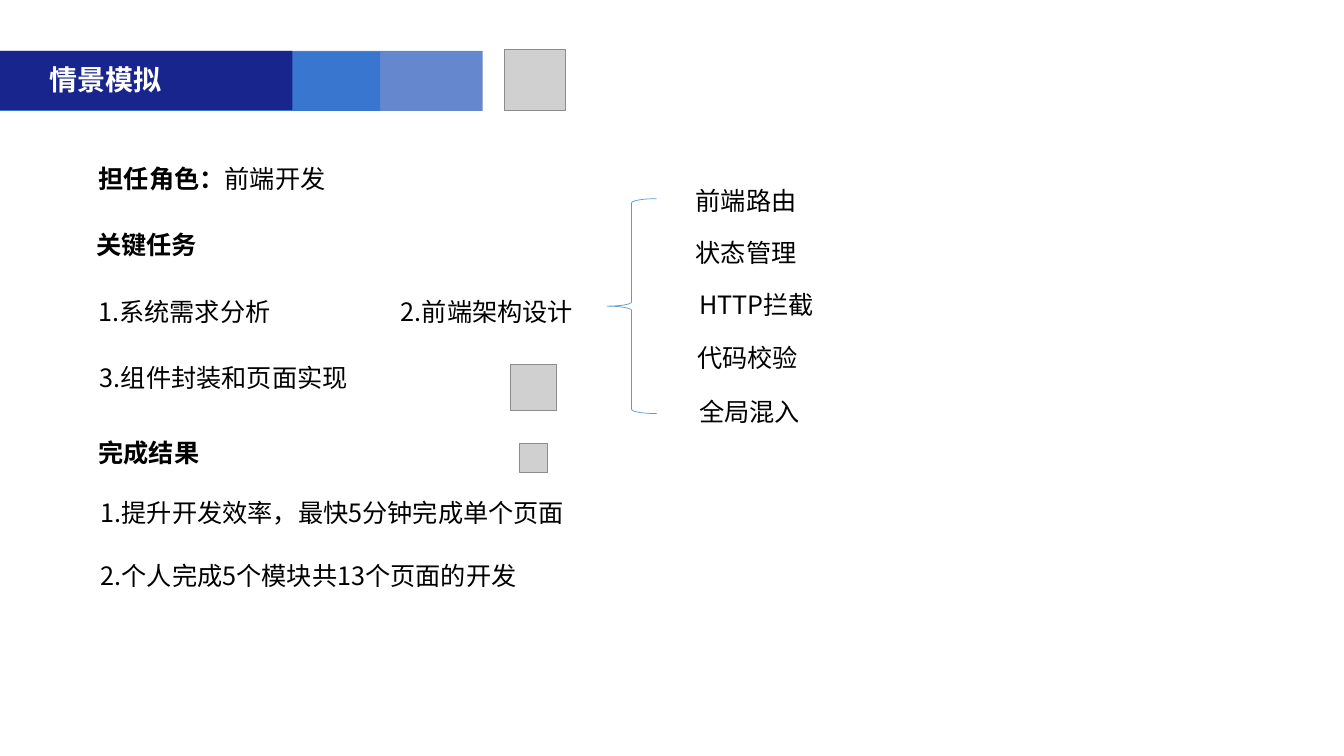
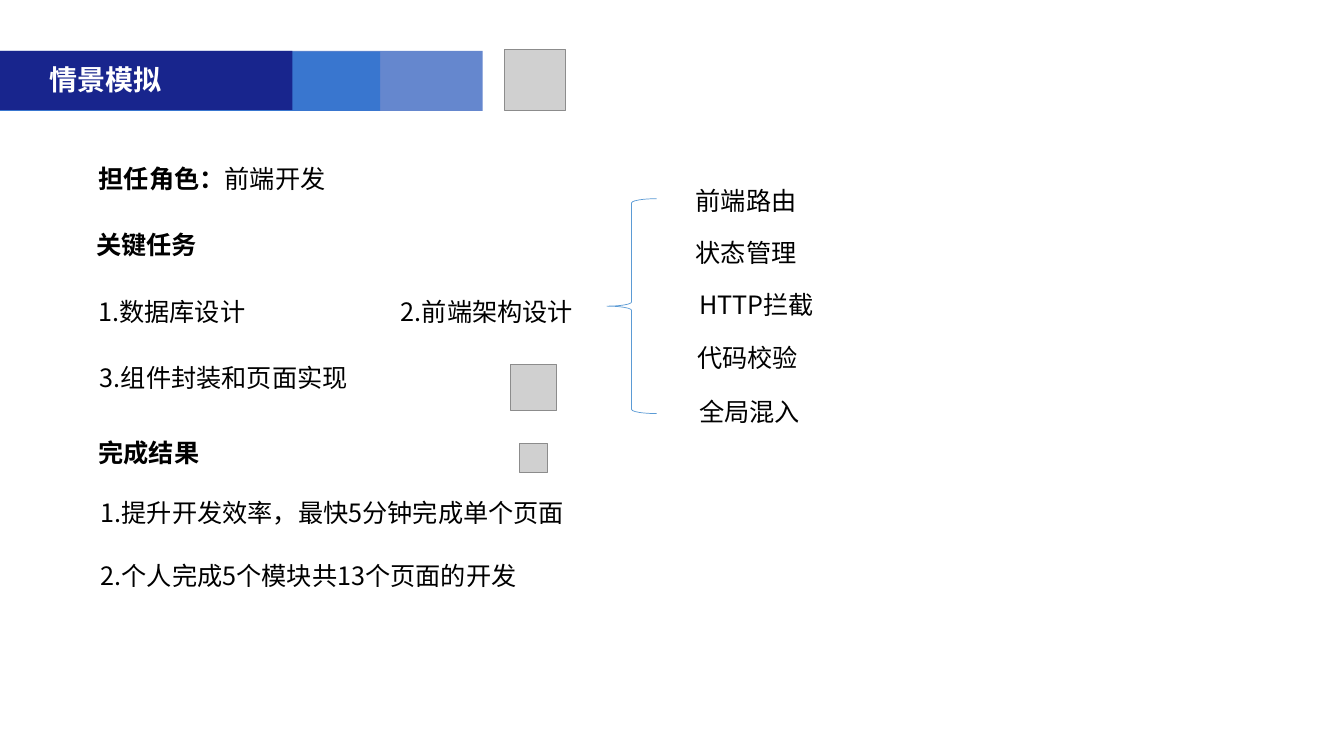
Before and after one commit to liuqiansb/zz, a slide deck: slide 5 of 01385150刘乾.pptx (slide 6 before the commit). Drawn at 1344x756 pixels with LibreOffice and Linux fonts; fonts in the diff are those of the drawing; grey boxes stand for pictures. Boxes give left, top, right and bottom in pixels: in the first picture for what was removed or moved away, otherwise in the second. Text is boxed around its words. In the diff, an @@ line names an element or a change of style, - is before the commit and + after.

```diff
--- a/01385150刘乾.pptx
+++ b/01385150刘乾.pptx
@@ text at box(98, 299, 245, 323): text changed @@
-1.系统需求分析
+1.数据库设计
```
Also in this commit, not shown: 5 other slides changed.
